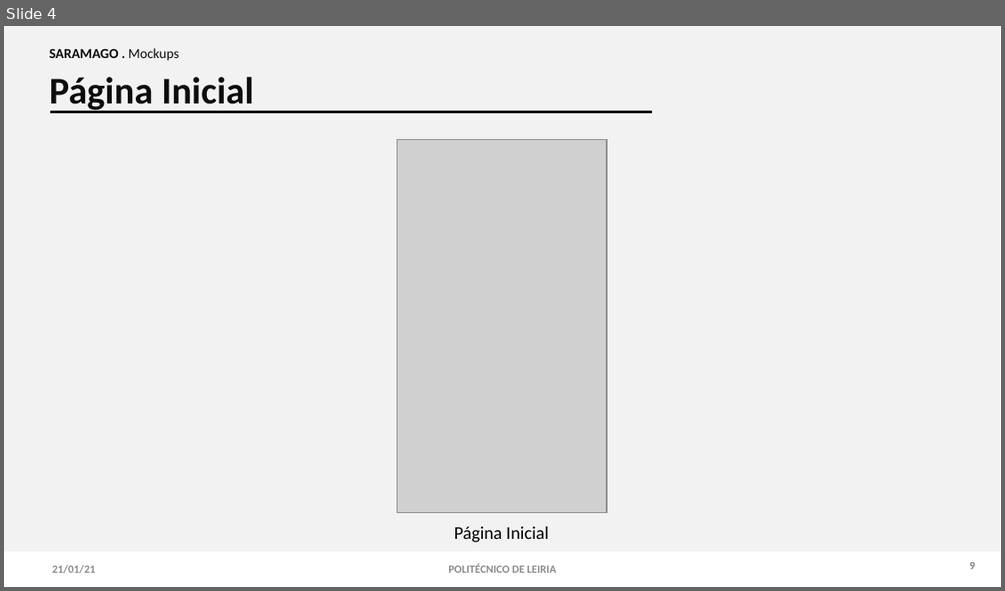
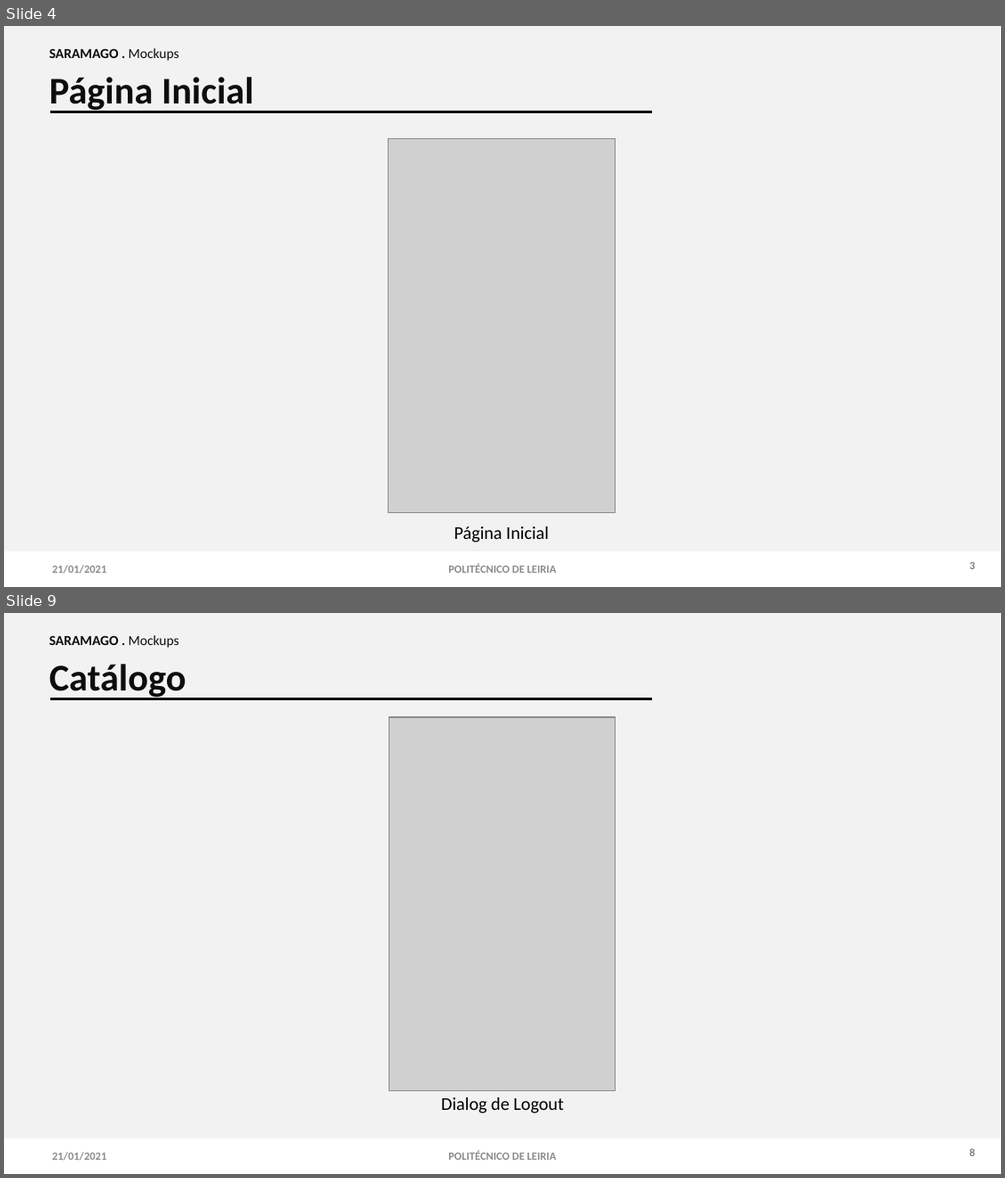
Before and after one commit to 2180622/IPL_PSI_ProjetoFinal_SARAMAGO, a slide deck: Documentacao/Android/IPL_AMSI_Relatorio.pptx. Shown one above the other, each under a label of ours: slide 4 before the commit, slides 4 and 9 after it; the slides between them are not shown. The pictures are 1005x591 and 1005x1178 pixels, drawn with LibreOffice and Linux fonts; fonts in the diff are those of the drawing; grey boxes stand for pictures. Boxes give left, top, right and bottom in pixels: in the first picture for what was removed or moved away, otherwise in the second. Text is boxed around its words. In the diff, an @@ line names an element or a change of style, - is before the commit and + after.

```diff
--- a/Documentacao/Android/IPL_AMSI_Relatorio.pptx
+++ b/Documentacao/Android/IPL_AMSI_Relatorio.pptx
@@ slide 9 added at bbox=[4, 613, 1001, 1174], background #FFFFFF @@
@@ rectangle added at bbox=[4, 613, 1000, 1137], fill #F2F2F2 @@
@@ text added at bbox=[49, 635, 179, 648], 10 pt, text #0D0D0D, bold @@
+SARAMAGO . Mockups
@@ text added at bbox=[49, 664, 186, 700], 27.2 pt, text #0D0D0D, bold @@
+Catálogo
@@ line added from (51, 698) to (652, 698), #0D0D0D 2.25 pt @@
@@ picture added at bbox=[388, 716, 615, 1090] @@
@@ text added at bbox=[441, 1097, 563, 1113], 13 pt, text #000000 @@
+Dialog de Logout
@@ text added at bbox=[52, 1151, 106, 1159], 8 pt, text #8C8C8C, bold @@
+21/01/2021
@@ text added at bbox=[448, 1151, 557, 1159], 8 pt, text #8C8C8C, bold @@
+POLITÉCNICO DE LEIRIA
@@ text added at bbox=[970, 1148, 975, 1156], 8 pt, text #808080, bold @@
+8
@@ slide 4 changed as well @@
@@ picture: place and size @@
-picture at bbox=[396, 140, 607, 514]
+picture at bbox=[388, 139, 615, 513]
@@ text at bbox=[52, 564, 106, 572]: text changed @@
-21/01/21
+21/01/2021
```
Also in this commit, not shown: 9 other slides changed, 1 other slide added, 3 other files.
